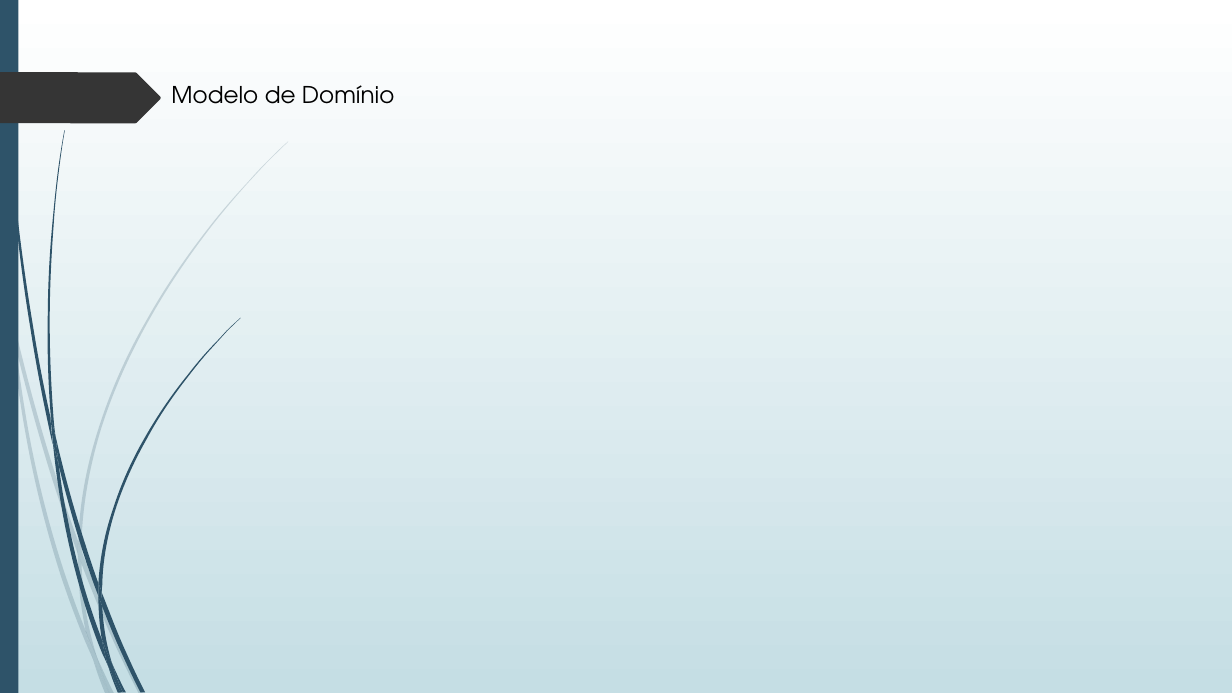
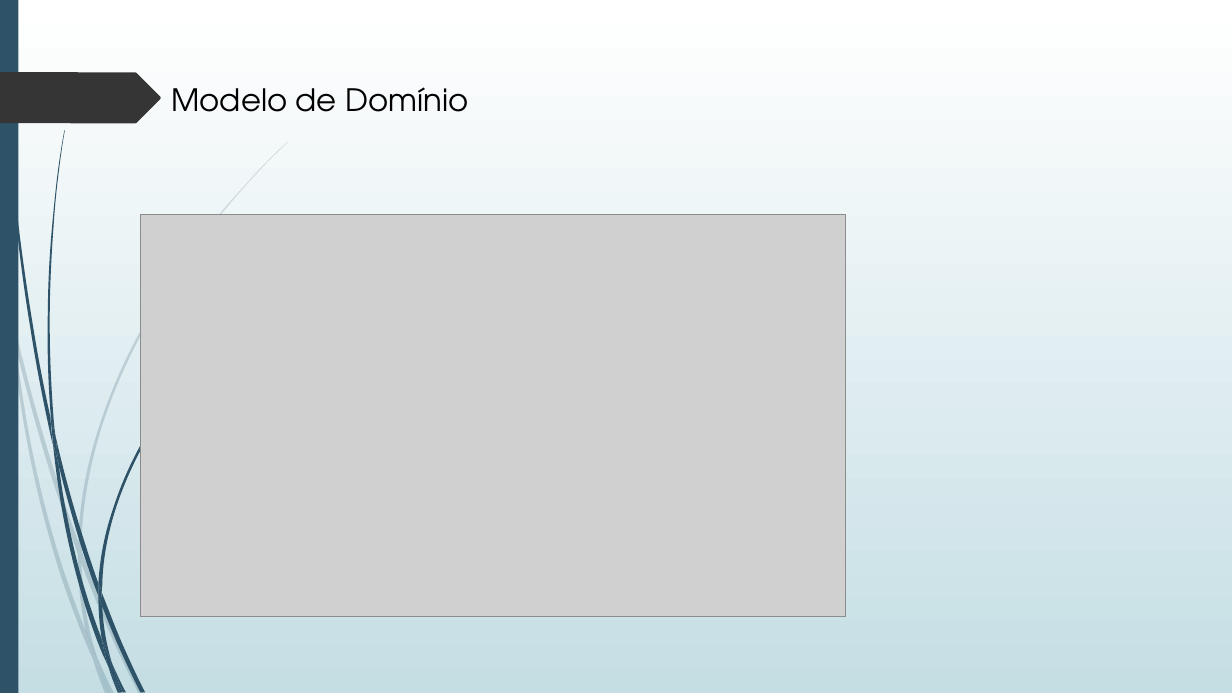
Before and after one commit to ProjetoLI4-TP1-G3-19-20/LI4, a slide deck: slide 2 of Apresentações/Apresentação1103.pptx. Drawn at 1232x693 pixels with LibreOffice and Linux fonts; fonts in the diff are those of the drawing; grey boxes stand for pictures. Boxes give left, top, right and bottom in pixels: in the first picture for what was removed or moved away, otherwise in the second. Text is boxed around its words. In the diff, an @@ line names an element or a change of style, - is before the commit and + after.

```diff
--- a/Apresentações/Apresentação1103.pptx
+++ b/Apresentações/Apresentação1103.pptx
@@ text "Modelo de Domínio" at bbox=[171, 87, 469, 112]: size 18 to 24 pt @@
@@ picture added at bbox=[140, 214, 847, 616] @@
```
Also in this commit, not shown: 9 other slides changed, 1 other file.
